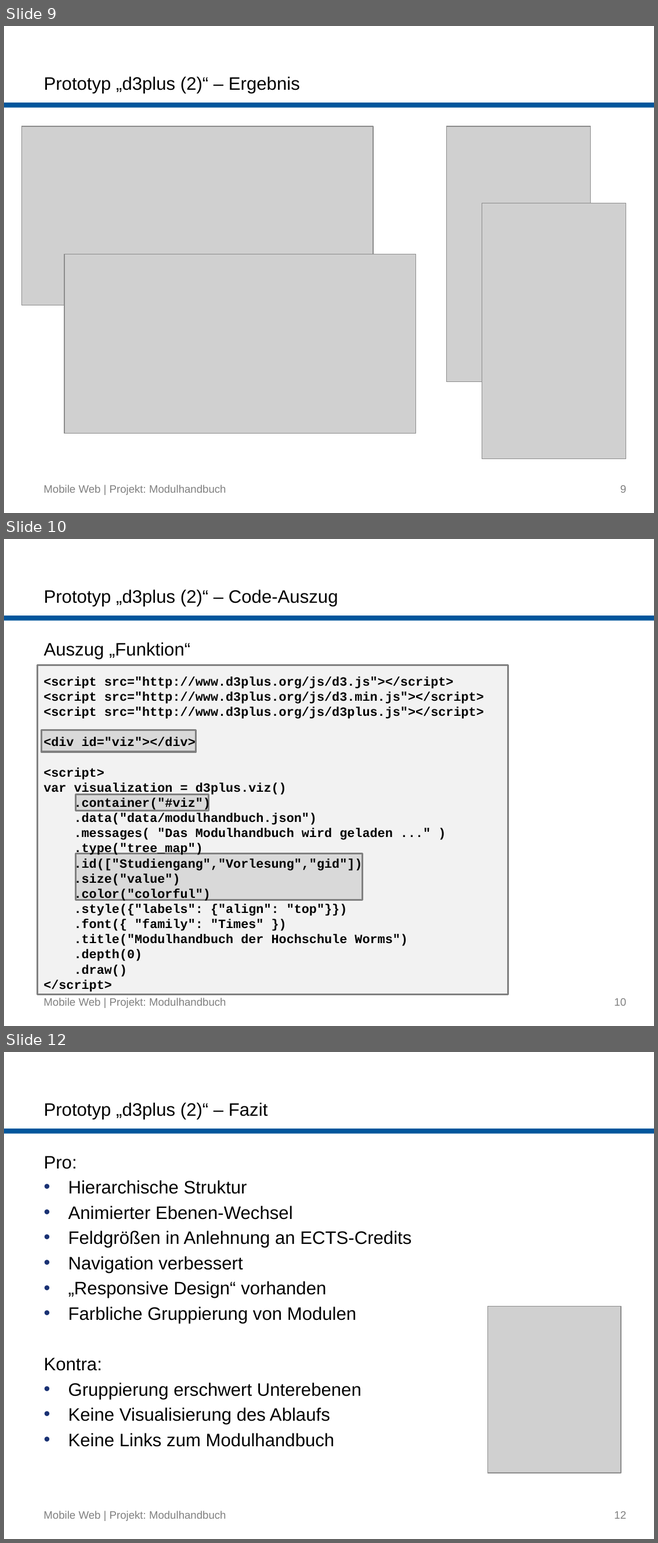
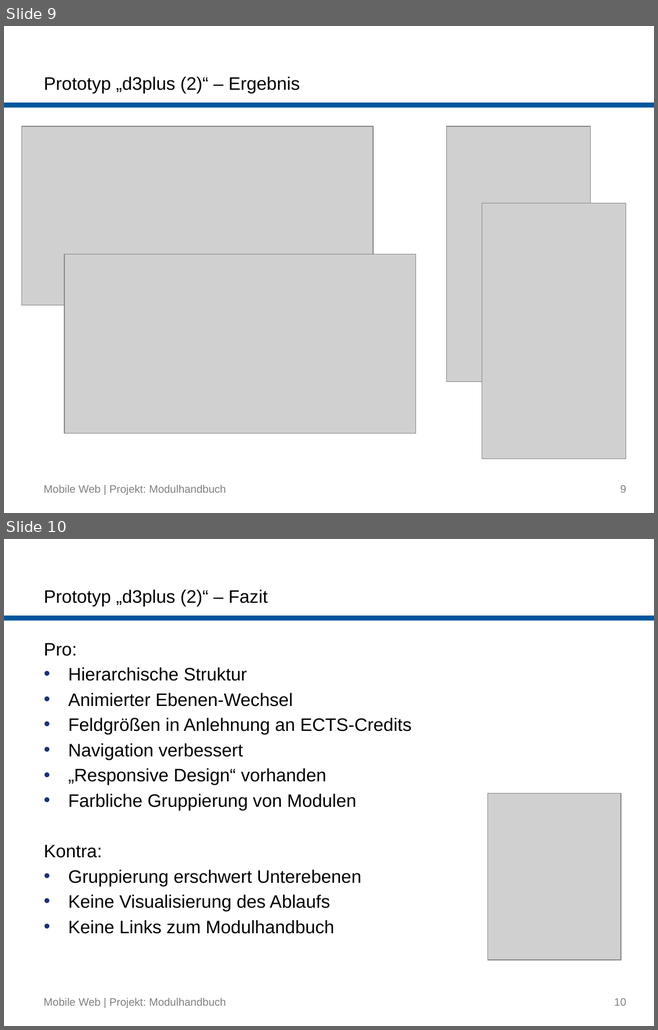
Before and after one commit to buk/mobile-web-modulhandbuch, a slide deck: presentation/2015-07-09_Mobile-Web_Gruppe-Modulhandbuch.pptx. Shown one above the other, each under a label of ours: slides 9, 10 and 12 before the commit, slides 9 and 10 after it; the slides between them are not shown. The pictures are 658x1543 and 658x1030 pixels, drawn with LibreOffice and Linux fonts; fonts in the diff are those of the drawing; grey boxes stand for pictures; background and template pictures are left out. Boxes give left, top, right and bottom in pixels: in the first picture for what was removed or moved away, otherwise in the second. Text is boxed around its words. In the diff, an @@ line names an element or a change of style, - is before the commit and + after.

Commit message:
Presentation (Data slides deleted)

```diff
--- a/presentation/2015-07-09_Mobile-Web_Gruppe-Modulhandbuch.pptx
+++ b/presentation/2015-07-09_Mobile-Web_Gruppe-Modulhandbuch.pptx
@@ slide 10 removed at bbox=[4, 539, 654, 1026], background #FFFFFF; not listed: 1 template element that a slide beside it also shows @@
@@ title removed at bbox=[44, 589, 338, 606] @@
-Prototyp „d3plus (2)“ – Code-Auszug
@@ text removed at bbox=[44, 642, 190, 659] @@
-Auszug „Funktion“
@@ rectangle removed at bbox=[37, 665, 507, 995] @@
@@ text removed at bbox=[43, 676, 484, 992] @@
-<script src="http://www.d3plus.org/js/d3.js"></script>
-<script src="http://www.d3plus.org/js/d3.min.js"></script>
-<script src="http://www.d3plus.org/js/d3plus.js"></script>
-<div id="viz"></div>
-<script>
-var visualization = d3plus.viz()
-.container("#viz")
-.data("data/modulhandbuch.json")
-.messages( "Das Modulhandbuch wird geladen ..." )
-.type("tree_map")
-.id(["Studiengang","Vorlesung","gid"])
-.size("value")
-.color("colorful")
-.style({"labels": {"align": "top"}})
-.font({ "family": "Times" })
-.title("Modulhandbuch der Hochschule Worms")
-.depth(0)
-.draw()
-</script>
@@ rectangle removed at bbox=[42, 730, 197, 752] @@
@@ rectangle removed at bbox=[75, 794, 209, 810] @@
@@ rectangle removed at bbox=[75, 854, 362, 900] @@
@@ text removed at bbox=[43, 998, 226, 1008] @@
-Mobile Web | Projekt: Modulhandbuch
@@ page number removed at bbox=[614, 998, 626, 1006] @@
-10
@@ what was slide 12 is now slide 10 @@
@@ page number at bbox=[614, 998, 626, 1006]: text changed @@
-12
+10
```
Also in this commit, not shown: 2 slides changed, 2 other slides removed.
